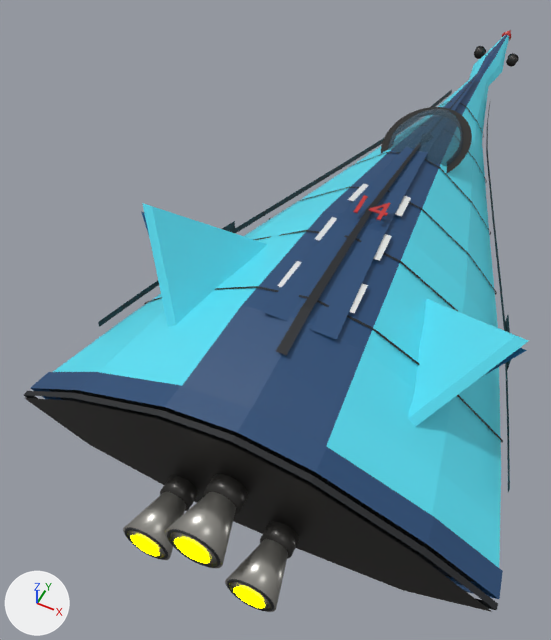
Renders of the glTF model ShipModelDemo_JS/Ship_PyramidLifter_290115.glb from each side of a commit.
Before and after are seen from a 50 mm lens placed at (1.36, -5.59, 4.47), pointed at (-0.65, -1.58, -0.54). The lights are fixed; the arrows at lower left show +X, +Y and +Z. The picture after the commit comes second. Where no turn or scale is listed for an object, it has been applied to the vertices.

Before the edit, the objects in view are built like this:
```python
ob_enginedeck_aftouterarmorcollar = bpy.data.objects.new('EngineDeck_AftOuterArmorCollar', me_enginedeck_aftouterarmorcollar_mesh)
ob_enginedeck_aftouterarmorcollar.location = (0.0, 0.0, 0.0)
ob_engineemitter = bpy.data.objects.new('EngineEmitter', me_engineemitter)
ob_engineemitter.location = (0.0, 0.0, 0.0)
ob_enginethroat_rightlower_darkrecessedsocket = bpy.data.objects.new('EngineThroat_RightLower_DarkRecessedSocket', me_enginethroat_rightlower_darkrecessedsocket_mesh)
ob_enginethroat_rightlower_darkrecessedsocket.location = (0.38, -3.57, -0.18)
ob_fuselage_mainpyramidalliftingbody = bpy.data.objects.new('Fuselage_MainPyramidalLiftingBody', me_fuselage_mainpyramidalliftingbody_mesh)
ob_fuselage_mainpyramidalliftingbody.location = (0.0, 0.0, 0.0)
ob_nose_facetedramneedle = bpy.data.objects.new('Nose_FacetedRamNeedle', me_nose_facetedramneedle_mesh)
ob_nose_facetedramneedle.location = (0.0, 0.0, 0.0)
ob_paintdorsalsplit_primarycentralarmor = bpy.data.objects.new('PaintDorsalSplit_PrimaryCentralArmor', me_paintdorsalsplit_primarycentralarmor_mesh)
ob_paintdorsalsplit_primarycentralarmor.location = (0.0, 0.0, 0.0)
ob_tailfin_left_shortcantedstabilizer = bpy.data.objects.new('TailFin_Left_ShortCantedStabilizer', me_tailfin_left_shortcantedstabilizer_mesh)
ob_tailfin_left_shortcantedstabilizer.location = (0.0, 0.0, 0.0)
ob_tailfin_right_shortcantedstabilizer = bpy.data.objects.new('TailFin_Right_ShortCantedStabilizer', me_tailfin_right_shortcantedstabilizer_mesh)
ob_tailfin_right_shortcantedstabilizer.location = (0.0, 0.0, 0.0)
# also in view: 'HullLongitudinalSeam_DorsalRidgeDarkLine' at (0.0, -0.47, 0.46); 'EngineDeck_AftFacetedDarkMountPlate' at (0.0, -3.48, 0.07); 'SideChinePanel_Left_LongDarkArmorJoint' at (-0.91, -0.48, 0.03); 'EngineBell_RightLower_BurnishedNozzle' at (0.38, -3.79, -0.18); 'EngineThroat_CenterUpper_DarkRecessedSocket' at (0.0, -3.57, 0.11)
```
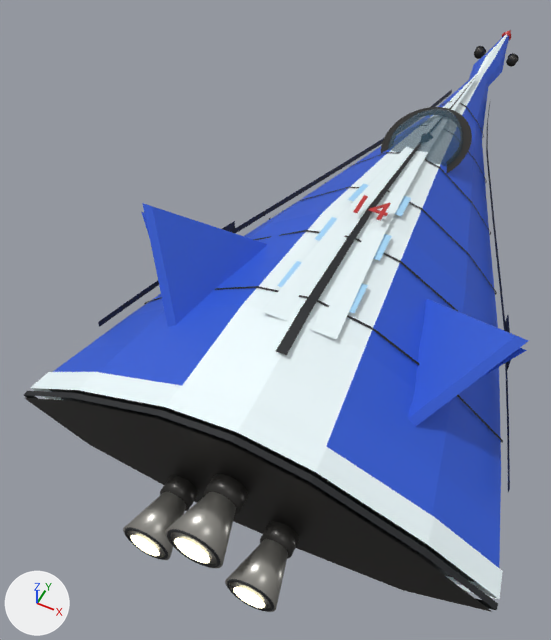
Diff of the bpy script that builds the scene:
```diff
--- a/ShipModelDemo_JS/Ship_PyramidLifter_290115.glb.py
+++ b/ShipModelDemo_JS/Ship_PyramidLifter_290115.glb.py
@@ mat_ship_pyramidlifterfamily_anvilcourier_diamond_vault_top_bottom_split_seed290115_paint_primary_navyivory @@
 mat_ship_pyramidlifterfamily_anvilcourier_diamond_vault_top_bottom_split_seed290115_paint_primary_navyivory = principled_material('Ship_PyramidLifterFamily_AnvilCourier_diamond_vault_top_bottom_split_Seed290115_Paint_Primary_NavyIvory')
-mat_ship_pyramidlifterfamily_anvilcourier_diamond_vault_top_bottom_split_seed290115_paint_primary_navyivory.base_color = (0.018, 0.07, 0.18)  # dark blue #244b76
+mat_ship_pyramidlifterfamily_anvilcourier_diamond_vault_top_bottom_split_seed290115_paint_primary_navyivory.base_color = (0.863, 0.973, 1.0)  # white #effcff
 mat_ship_pyramidlifterfamily_anvilcourier_diamond_vault_top_bottom_split_seed290115_paint_primary_navyivory.metallic = 0.035
@@ mat_ship_pyramidlifterfamily_anvilcourier_diamond_vault_top_bottom_split_seed290115_hull_main @@
 mat_ship_pyramidlifterfamily_anvilcourier_diamond_vault_top_bottom_split_seed290115_hull_main = principled_material('Ship_PyramidLifterFamily_AnvilCourier_diamond_vault_top_bottom_split_Seed290115_Hull_Main')
-mat_ship_pyramidlifterfamily_anvilcourier_diamond_vault_top_bottom_split_seed290115_hull_main.base_color = (0.0976, 0.738, 0.896)  # cyan #58dff3
+mat_ship_pyramidlifterfamily_anvilcourier_diamond_vault_top_bottom_split_seed290115_hull_main.base_color = (0.0293, 0.108, 0.674)  # blue #305cd6
 mat_ship_pyramidlifterfamily_anvilcourier_diamond_vault_top_bottom_split_seed290115_hull_main.metallic = 0.05
@@ mat_engineglow_004 @@
+mat_engineglow_004 = principled_material('EngineGlow.004')
+mat_engineglow_004.base_color = (0.0, 0.0, 0.0)  # black #000000
+mat_engineglow_004.metallic = 1.0
+mat_engineglow_004.roughness = 1.0
+mat_engineglow_004.emission_color = (1.0, 0.919, 0.645)  # beige #fff6d2
+mat_engineglow_004.emission_strength = 3.1
@@ me_engineemitter @@
 me_engineemitter.from_pydata(...)  # 120 vertices, 114 faces; spans x -0.49..0.49, y -3.993, z -0.288..0.236
-me_engineemitter.materials.append(mat_engineglow)  # black #000000, glowing yellow #ffff00
+me_engineemitter.materials.append(mat_engineglow_004)  # black #000000, glowing beige #fff6d2
```

Boxes (x1, y1, x2, y2) around the edits, measured in the pictures (551 x 640 px):
'Fuselage_MainPyramidalLiftingBody', recoloured: (49, 72, 501, 583) in both
'EngineDeck_AftOuterArmorCollar', recoloured: (31, 372, 503, 599) in both
'PaintDorsalSplit_PrimaryCentralArmor', recoloured: (262, 77, 476, 339) in both
'TailFin_Left_ShortCantedStabilizer', recoloured (cyan to blue): (142, 203, 267, 327) in both
'TailFin_Right_ShortCantedStabilizer', recoloured (cyan to blue): (408, 299, 528, 427) in both
'EngineEmitter', recoloured: (130, 535, 265, 608) in both
'Nose_FacetedRamNeedle', recoloured: (469, 34, 509, 87) in both
